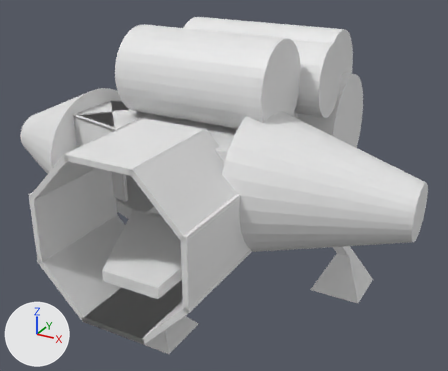
What one commit did to the Blender file Assets/Art/PlayerTools/SpaceShip/SpaceShip.blend.
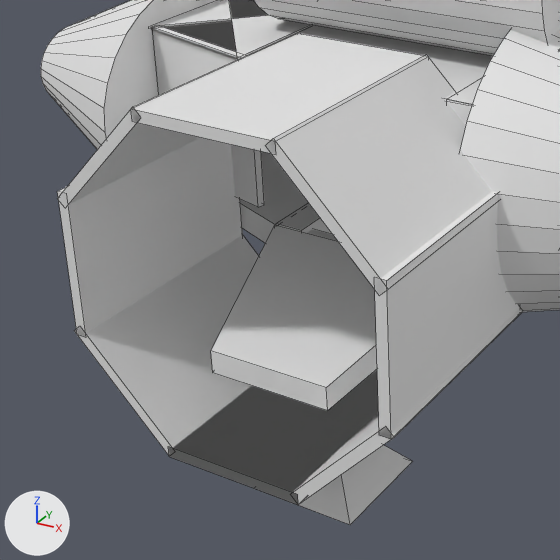
Each version appears first whole from a 50 mm lens placed at (8.85, -14.61, 11.18), pointed at (0.4, 0.76, 3.5), and next in a close-up on the part from 0% to 60% of the width and 28% to 100% of the height. The axes (+X, +Y, +Z) are drawn at lower left. The lights are the same throughout. The close-ups show mesh edges as thin lines. The same objects are shown in both versions, whatever each file hides.
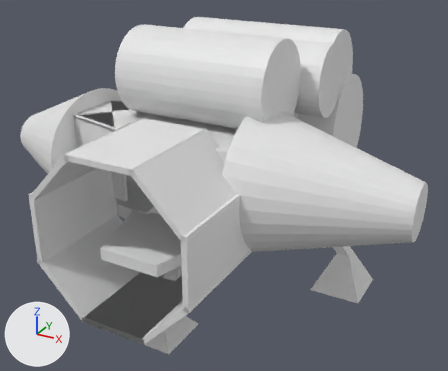
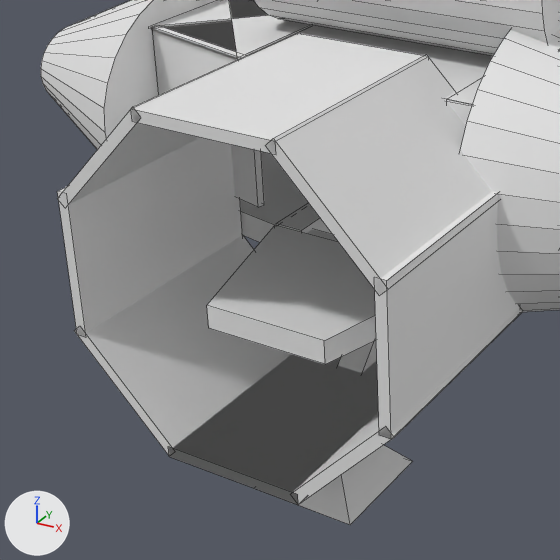
Changed parts and their boxes [x1, y1, x2, y2] in the close-ups (560 x 560 px):
'Cube.008', reshaped (25% shorter): before [211, 226, 377, 411]; after [207, 225, 376, 364]
'Cube.025', unchanged, uncovered by the edit: after [168, 354, 379, 505]
'Cube.024', unchanged, covered by the edit: before [168, 370, 379, 505]

The change in detail:
me_cube_015 has 8 vertices, 6 faces and spans x -1.0..0.92, y -1.69..1.67, z -5.27..0.85.
me_cube_015 is used by ob_cube_008; parent ob_bottomcolliders; location (-0.0166, -2.453, 2.968); rotation (0.0, 0.0, -4.712), in degrees (0, 0, -270); scale (1.17, 0.894, 0.167).
Before the commit, vertices of me_cube_015: 0 (-1.0, -1.0, -5.27) at pixel (327, 410), 1 (-1.0, -1.0, -3.27) at pixel (326, 387), 2 (-1.0, 1.0, -5.27) at pixel (212, 372), 3 (-1.0, 1.0, -3.27) at pixel (210, 350).
Part 1, on me_cube_015:
Vertices 0 to 3 of me_cube_015 move by (0.0, 0.0, 3.98).
